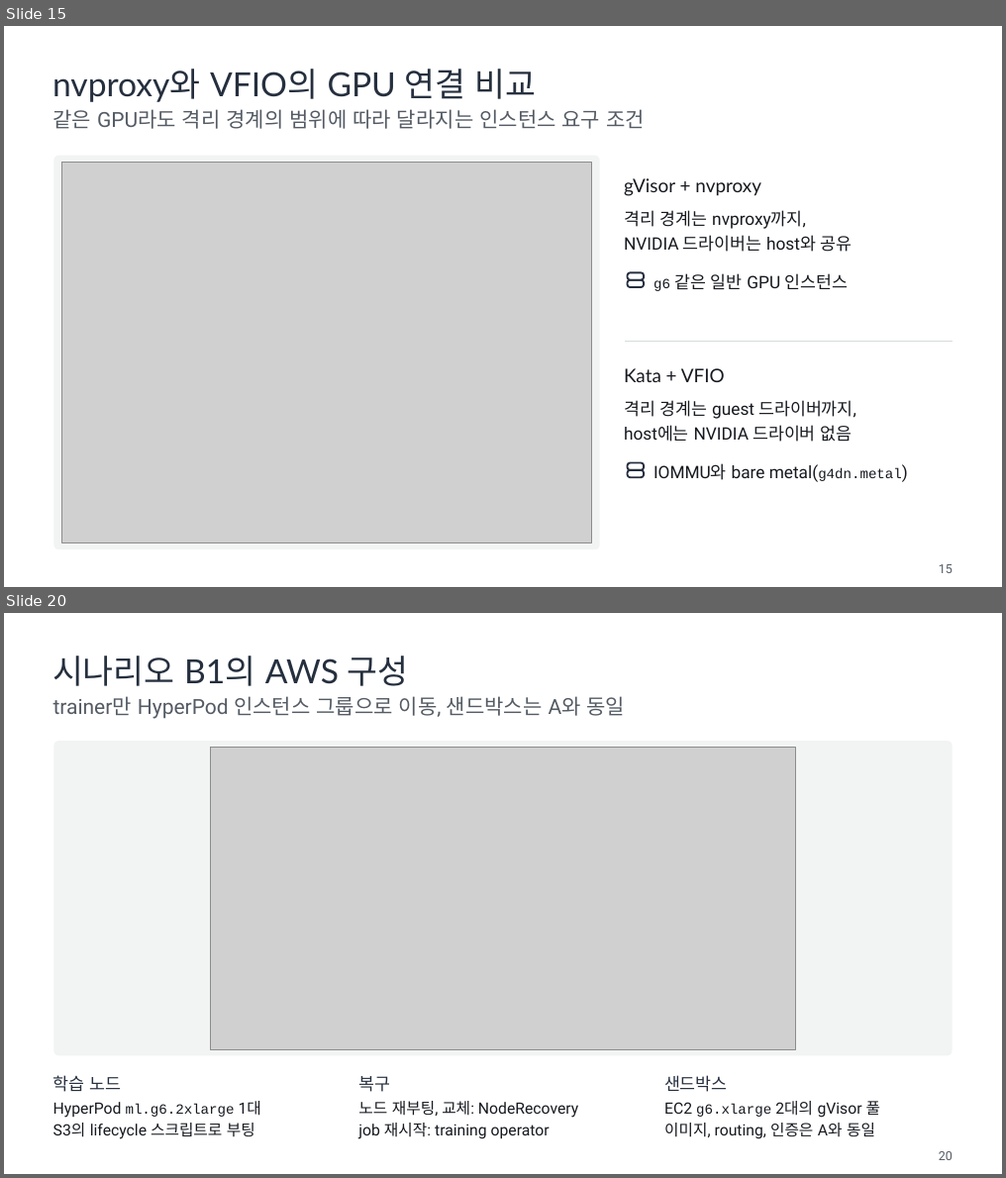
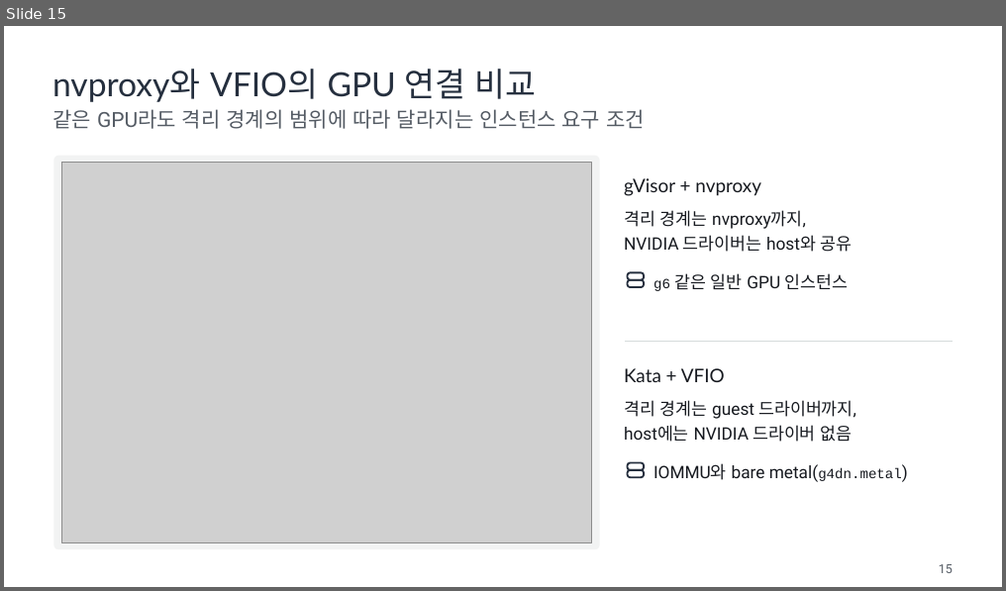
Before and after one commit to daekeun-ml/gpu-sandbox-on-aws, a slide deck: slides/gpu-sandbox-theory.pptx. Shown one above the other, each under a label of ours: slides 15 and 20 before the commit, slide 15 after it; the slides between them are not shown. The pictures are 1006x1178 and 1006x591 pixels, drawn with LibreOffice and Linux fonts; fonts in the diff are those of the drawing; grey boxes stand for pictures. Boxes give left, top, right and bottom in pixels: in the first picture for what was removed or moved away, otherwise in the second. Text is boxed around its words. In the diff, an @@ line names an element or a change of style, - is before the commit and + after.

Commit message:
Align the B2 architecture, hands-on guides and theory deck with the HyperPod run

```diff
--- a/slides/gpu-sandbox-theory.pptx
+++ b/slides/gpu-sandbox-theory.pptx
@@ slide 20 removed at [4, 613, 1002, 1174], background #FFFFFF @@
@@ text removed at [53, 656, 409, 686] @@
-시나리오 B1의 AWS 구성
@@ text removed at [54, 696, 625, 719] @@
-trainer만 HyperPod 인스턴스 그룹으로 이동, 샌드박스는 A와 동일
@@ rounded rectangle removed at [54, 741, 952, 1057] @@
@@ picture removed at [211, 747, 796, 1050] @@
@@ text removed at [54, 1075, 121, 1092] @@
-학습 노드
@@ text removed at [358, 1076, 390, 1092] @@
-복구
@@ text removed at [664, 1075, 728, 1092] @@
-샌드박스
@@ text removed at [54, 1101, 261, 1118] @@
-HyperPod ml.g6.2xlarge 1대
@@ text removed at [358, 1101, 578, 1118] @@
-노드 재부팅, 교체: NodeRecovery
@@ text removed at [664, 1101, 880, 1118] @@
-EC2 g6.xlarge 2대의 gVisor 풀
@@ text removed at [54, 1123, 255, 1140] @@
-S3의 lifecycle 스크립트로 부팅
@@ text removed at [358, 1123, 549, 1140] @@
-job 재시작: training operator
@@ text removed at [664, 1123, 875, 1140] @@
-이미지, routing, 인증은 A와 동일
@@ text removed at [939, 1152, 952, 1160] @@
-20
```
Also in this commit, not shown: 16 slides changed, 5 slides added, 3 other slides removed, 49 other files.
